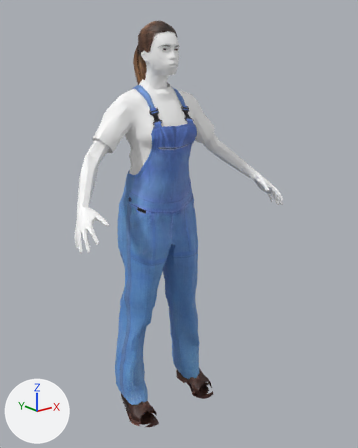
What one commit did to the FBX model bin/models/trabajadores/Trabajadora.fbx.
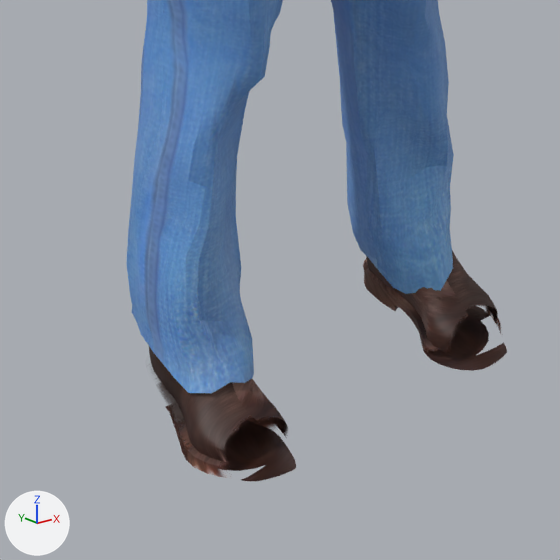
Each version appears first whole from a camera (50 mm lens) standing at (-1.547, -2.143, 1.888) and looking at (0.05, -0.148, 1.09), and next in a close-up on the part from 23% to 63% of the width and 68% to 100% of the height. Lighting does not change. The marker at lower left points along +X, +Y and +Z. The older version's two pictures come first. Where no turn or scale is listed for an object, it has been applied to the vertices.

Names of what the first close-up shows: 'male_worksuit01.obj', 'shoes03.obj'.
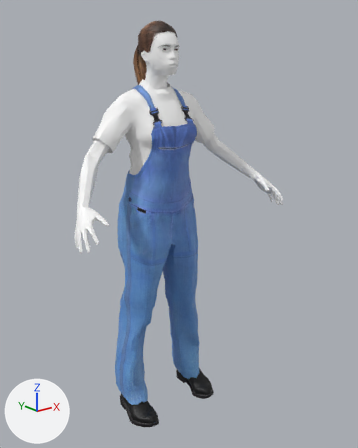
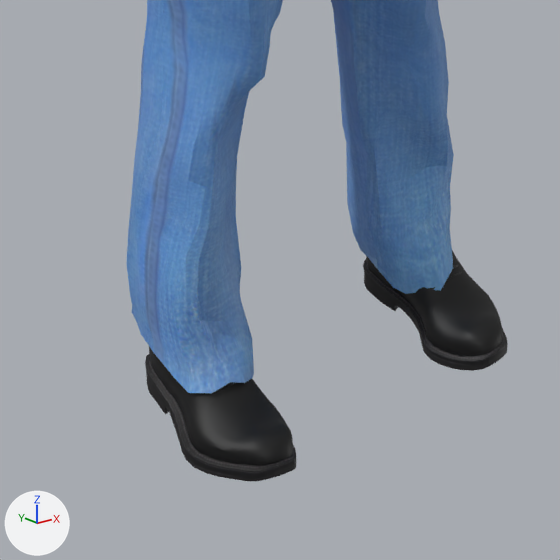
What differs and where, as boxes [x1, y1, x2, y2] in the close-ups (560 x 560 px):
'shoes03.obj', recoloured: [149, 252, 507, 481] in both

Patch to the scene script:
```diff
--- a/bin/models/trabajadores/Trabajadora.fbx.py
+++ b/bin/models/trabajadores/Trabajadora.fbx.py
@@ img_shoes03_diffuse_png @@
+img_shoes03_diffuse_png = load_image('shoes03_diffuse.png', 'textures/shoes03_diffuse.png', 1024, 1024, 'sRGB')
@@ mat_shoes03mat @@
+mat_shoes03mat = principled_material('shoes03mat')
+mat_shoes03mat.texture = img_shoes03_diffuse_png
+mat_shoes03mat.roughness = 0.553
@@ me_shoes03_objmesh_001 @@
 me_shoes03_objmesh_001.from_pydata(...)  # 2222 vertices, 2064 faces; spans x -0.292..0.292, y -0.263..0.048, z -0.029..0.273
-me_shoes03_objmesh_001.materials.append(mat_shoes03mat_001)  # picture img_short03_diffuse_png
+me_shoes03_objmesh_001.materials.append(mat_shoes03mat)  # picture img_shoes03_diffuse_png
```
